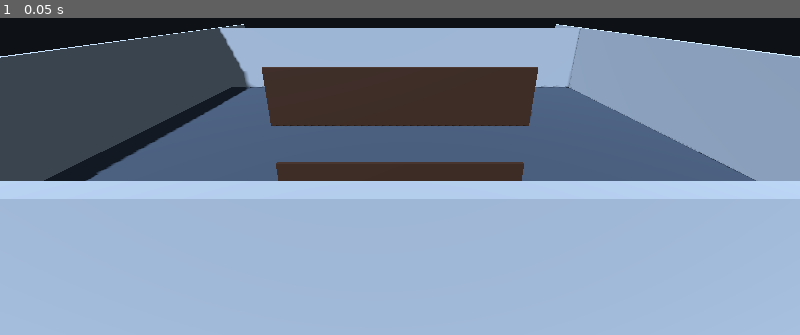
Above: before the commit, frame 1.
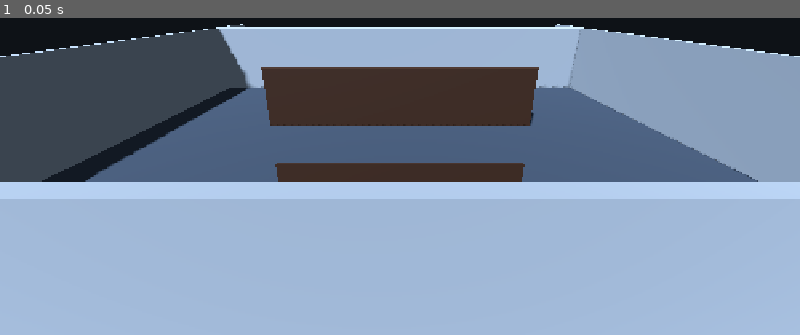
Above: after the commit, the same moment.

Repository: SE2026-T10/CampusEscape3D-2
Game: Godot game, scene res://scenes/level/library_graybox.tscn
The game is run twice, just before and just after one commit, with the same random seed, the same clock (stepped at 60 frames per second) and the same inputs.
Inputs:
- Up to frame 1 (0.05 s): no input

The runs differ from the first frame. In frame 1, 1.1% of the frame differs, in the area x 0-100%, y 1-52%.

Commit message:
Update Godot project configuration

Diff:
--- a/project.godot
+++ b/project.godot
@@ -1,26 +1,30 @@
 ; Engine configuration file.
-; Campus Escape 3D — Phase 1 project setup.
+; It's best edited using the editor UI and not directly,
+; since the parameters that go here are not all obvious.
+;
+; Format:
+;   [section] ; section goes between []
+;   param=value ; assign values to parameters
+
 config_version=5
 
 [application]
+
 config/name="Campus Escape 3D"
 run/main_scene="res://scenes/level/library_graybox.tscn"
 config/features=PackedStringArray("4.7", "GL Compatibility")
 config/engine_version="4.7.2 Stable [ed1daf0bf]"
+target/platform="Windows Desktop"
 
 [display]
 
-[display/window]
-size/viewport_width=1280
-size/viewport_height=720
-size/window_width_override=1280
-size/window_height_override=720
-stretch/mode="canvas_items"
+window/size/viewport_width=1280
+window/size/viewport_height=720
+window/size/window_width_override=1280
+window/size/window_height_override=720
+window/stretch/mode="canvas_items"
 
 [rendering]
+
 renderer/rendering_method="gl_compatibility"
 renderer/rendering_method.mobile="gl_compatibility"
-textures/default_filters/use_nearest_mipmap_filter=false
-
-[application/target]
-platform="Windows Desktop"
Not shown, added: tests/test_scene.gd.uid
